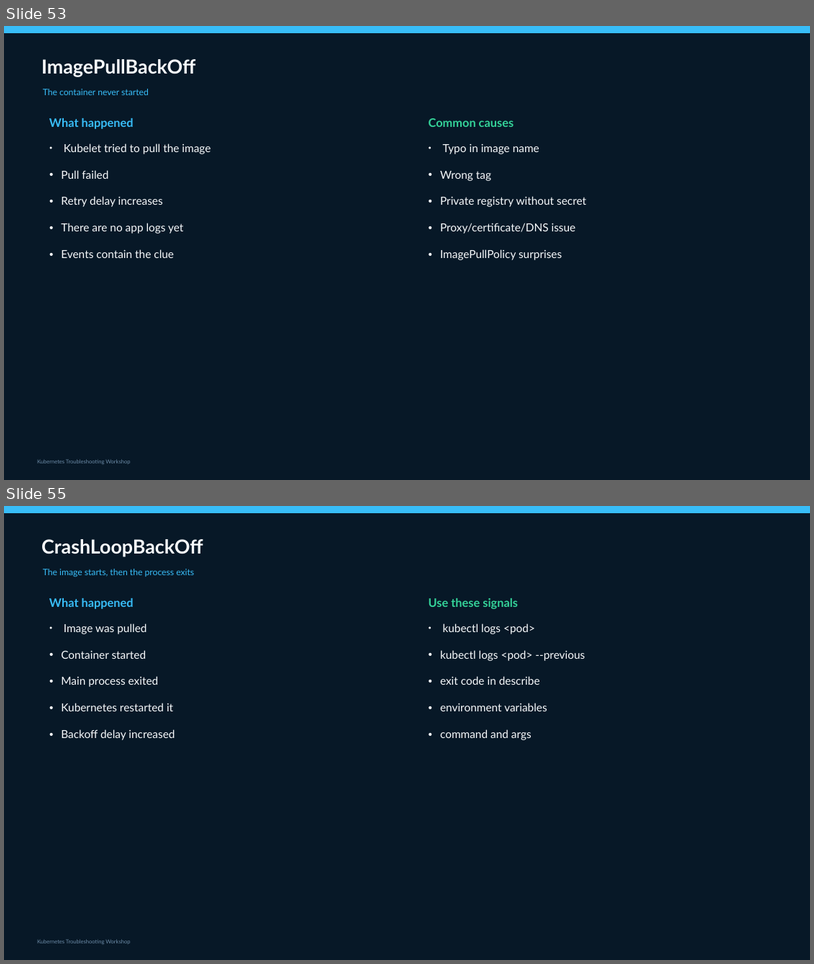
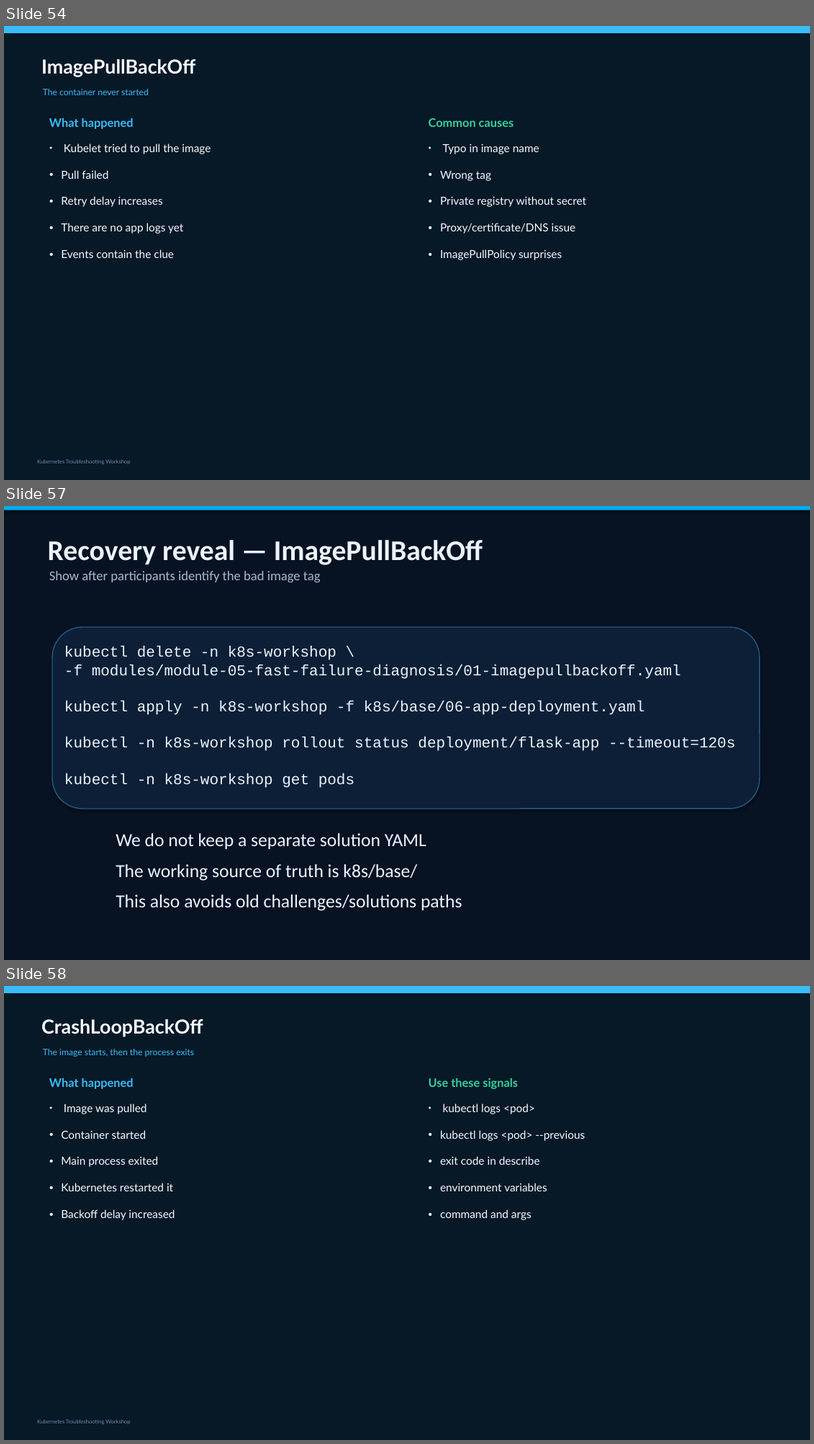
Before and after one commit to slaneslane/k8s-workshop-2, a slide deck: presentations/K8s_Troubleshooting_Workshop_FULL.pptx. Shown one above the other, each under a label of ours: slides 53 and 55 before the commit, slides 54, 57 and 58 after it; the slides between them are not shown. The pictures are 814x964 and 814x1444 pixels, drawn with LibreOffice and Linux fonts; fonts in the diff are those of the drawing. Boxes give left, top, right and bottom in pixels: in the first picture for what was removed or moved away, otherwise in the second. Text is boxed around its words. In the diff, an @@ line names an element or a change of style, - is before the commit and + after.

Commit message:
Module 6 fixed

```diff
--- a/presentations/K8s_Troubleshooting_Workshop_FULL.pptx
+++ b/presentations/K8s_Troubleshooting_Workshop_FULL.pptx
@@ slide 57 added at box(4, 506, 810, 960), background #FFFFFF @@
@@ rectangle added at box(4, 506, 810, 960), fill #071222 @@
@@ rectangle added at box(4, 506, 810, 510), fill #00AEEF @@
@@ text added at box(48, 540, 483, 565), 34 pt, text #EBF4FF, bold @@
+Recovery reveal — ImagePullBackOff
@@ text added at box(49, 571, 321, 582), 16 pt, text #A4BAD0 @@
+Show after participants identify the bad image tag
@@ rounded rectangle added at box(52, 627, 760, 808), fill #0C1F36, outline #1F5B84 1.2 pt @@
@@ text added at box(64, 646, 736, 788), 18 pt, text #EBF4FF @@
+kubectl delete -n k8s-workshop \
+-f modules/module-05-fast-failure-diagnosis/01-imagepullbackoff.yaml
+kubectl apply -n k8s-workshop -f k8s/base/06-app-deployment.yaml
+kubectl -n k8s-workshop rollout status deployment/flask-app --timeout=120s
+kubectl -n k8s-workshop get pods
@@ text added at box(116, 833, 463, 911), 22 pt, text #EBF4FF @@
+We do not keep a separate solution YAML
+The working source of truth is k8s/base/
+This also avoids old challenges/solutions paths
@@ what was slide 53 is now slide 54 @@
@@ what was slide 55 is now slide 58 @@
```
Also in this commit, not shown: 3 slides changed, 4 other slides added, 2 other files.
